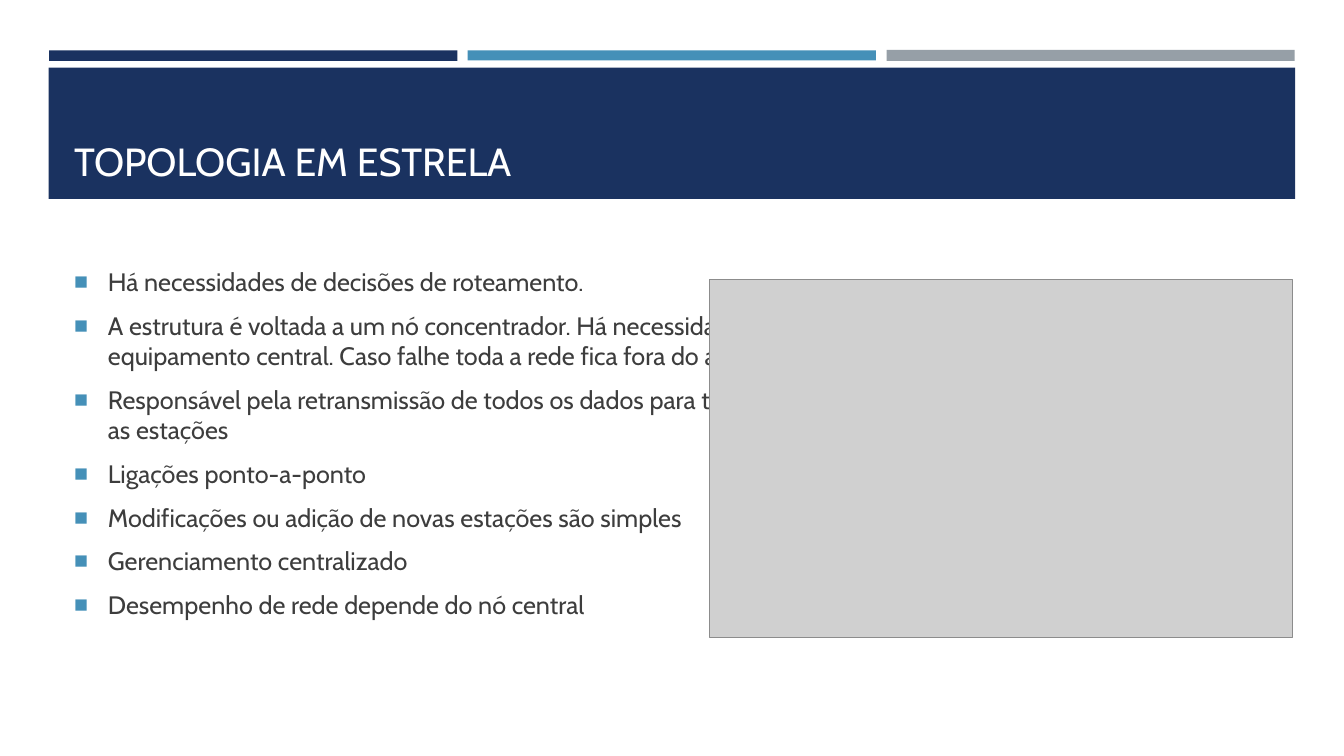
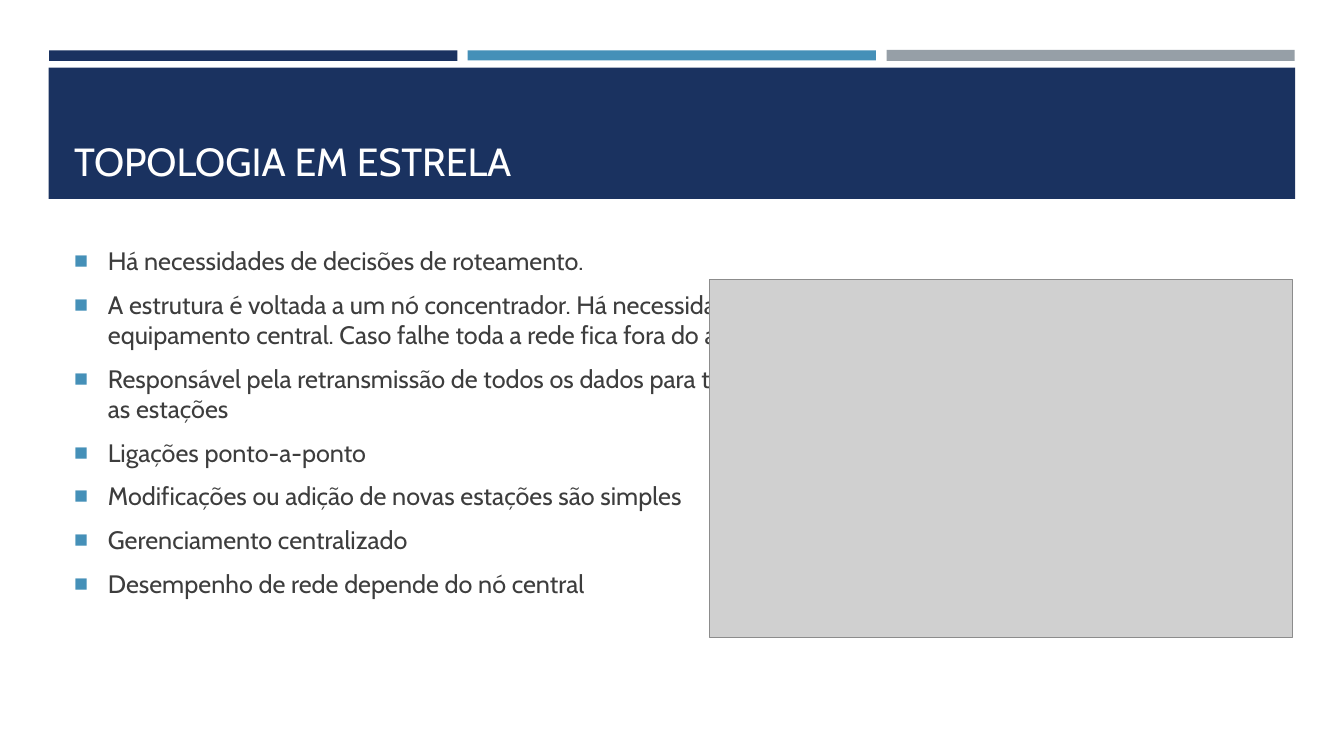
Before and after one commit to joelteixeiradacunha/aulas_php_mysql, a slide deck: slide 35 of Redes/REDES DE COMPUTADORES.pptx. Drawn at 1344x756 pixels with LibreOffice and Linux fonts; fonts in the diff are those of the drawing; grey boxes stand for pictures. Boxes give left, top, right and bottom in pixels: in the first picture for what was removed or moved away, otherwise in the second. Text is boxed around its words. In the diff, an @@ line names an element or a change of style, - is before the commit and + after.

```diff
--- a/Redes/REDES DE COMPUTADORES.pptx
+++ b/Redes/REDES DE COMPUTADORES.pptx
@@ text "Há necessidades de decisões de ..." at [108,251,760,599]: vertical alignment middle to top @@
```
Also in this commit, not shown: 28 other slides changed, 5 slides added, 4 other files.
